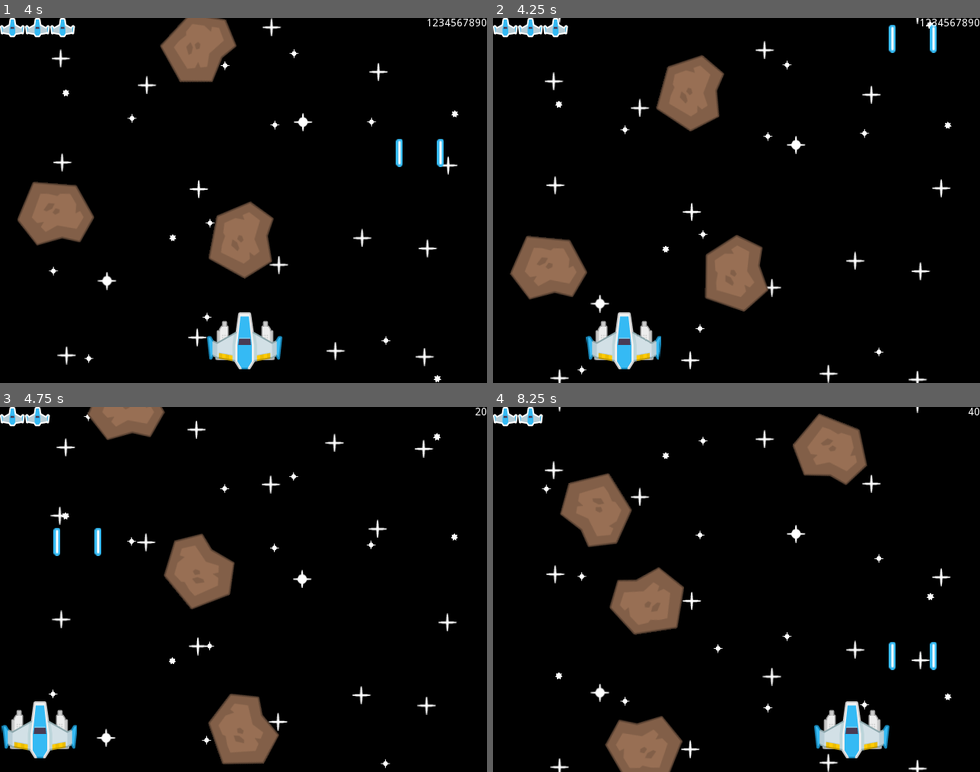
Above: before the commit, frames 1-4 (two rows, left to right).
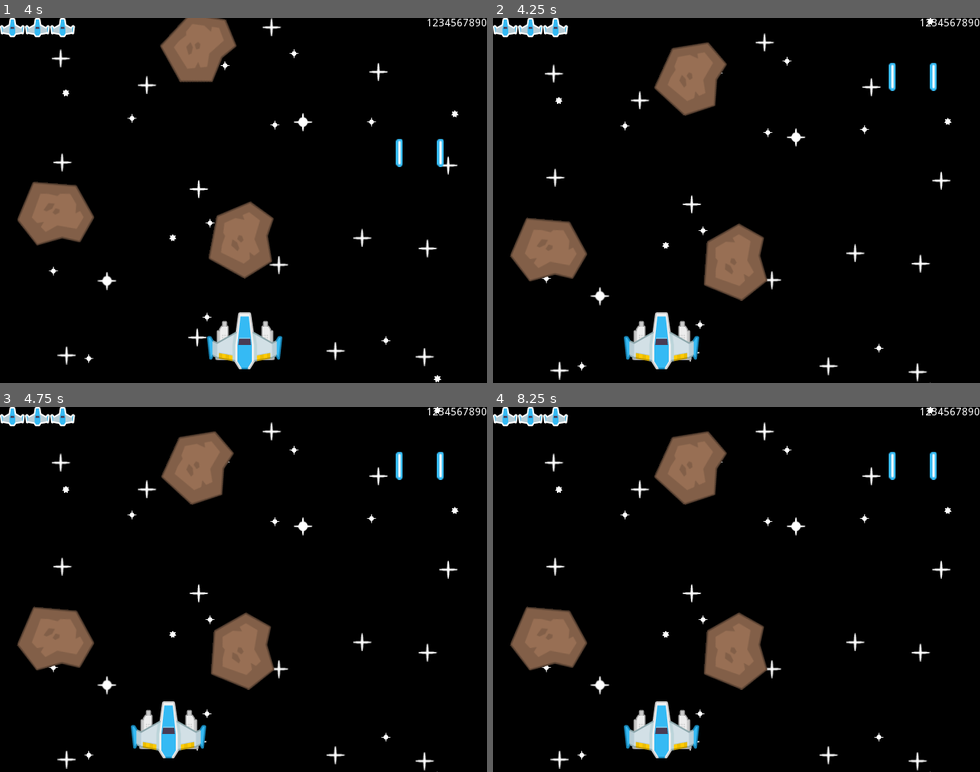
Above: after the commit, the same moments.

Repository: VitorRodrigues/SpaceRescue-Godot
Game: Godot game, scene res://Level1.tscn
Two runs of this game, one before a commit and one after it. Both use one fixed random seed, a clock stepped at 60 frames per second and the inputs below.
Inputs:
- Up to frame 1 (4 s): hold Right (ui_right) 0.53-1.28 s; tap Space (fire) every 0.75 s from 0.6 to 3.6 s; hold Left (ui_left) 1.28-2.03 s; hold Right (ui_right) 2.03-3.53 s; hold Left (ui_left) from 3.53 s (still down)
- Up to frame 2 (4.25 s): keep holding Left (ui_left); tap P (pause, bound only after the commit) at 4.15 s
- Up to frame 3 (4.75 s): keep holding Left (ui_left); tap Space (fire) at 4.35 s
- Up to frame 4 (8.25 s): tap Space (fire) every 0.75 s from 5.1 to 8.1 s; release Left (ui_left) at 5.78 s; hold Right (ui_right) 5.78-8.03 s; hold Left (ui_left) from 8.03 s (still down)

Frame 1 is identical in both runs. In frame 2, 8.4% of the frame differs, in the area x 3-95%, y 0-100%; in frame 3, 17%; in frame 4, 19%, in the area x 3-99%, y 0-100%.

Commit message:
Add Pause option

Diff:
--- a/Level1.tscn
+++ b/Level1.tscn
@@ -7,6 +7,18 @@
 [ext_resource path="res://Prefabs/MeteorSpawner.tscn" type="PackedScene" id=5]
 [ext_resource path="res://Assets/HUD/playerLife1_blue.png" type="Texture" id=6]
 
+[sub_resource type="GDScript" id=4]
+script/source = "extends CanvasLayer
+
+func _ready():
+	set_process_input(true)
+
+
+func _input(event):
+	if event.is_action_pressed(\"pause\") and !event.is_echo():
+		get_tree().paused = !get_tree().paused
+"
+
 [sub_resource type="GDScript" id=1]
 resource_name = "Camera"
 script/source = "extends Camera2D
@@ -59,6 +71,10 @@
 
 [node name="main" type="CanvasLayer"]
 
+[node name="pause" type="CanvasLayer" parent="."]
+pause_mode = 2
+script = SubResource( 4 )
+
 [node name="ParallaxBackground" type="ParallaxBackground" parent="."]
 editor/display_folded = true
 
@@ -227,6 +243,7 @@
 script = SubResource( 1 )
 
 [node name="Control" type="CanvasLayer" parent="."]
+editor/display_folded = true
 layer = 10
 
 [node name="Score" type="Label" parent="Control"]
--- a/project.godot
+++ b/project.godot
@@ -82,6 +82,13 @@
 , Object(InputEventJoypadButton,"resource_local_to_scene":false,"resource_name":"","device":-1,"button_index":0,"pressure":0.0,"pressed":false,"script":null)
  ]
 }
+pause={
+"deadzone": 0.5,
+"events": [ Object(InputEventKey,"resource_local_to_scene":false,"resource_name":"","device":0,"alt":false,"shift":false,"control":false,"meta":false,"command":false,"pressed":false,"scancode":80,"unicode":0,"echo":false,"script":null)
+, Object(InputEventKey,"resource_local_to_scene":false,"resource_name":"","device":0,"alt":false,"shift":false,"control":false,"meta":false,"command":false,"pressed":false,"scancode":16777217,"unicode":0,"echo":false,"script":null)
+, Object(InputEventJoypadButton,"resource_local_to_scene":false,"resource_name":"","device":0,"button_index":11,"pressure":0.0,"pressed":false,"script":null)
+ ]
+}
 
 [layer_names]
 
Not shown: 1 places in Level1.tscn that only renumber resources
